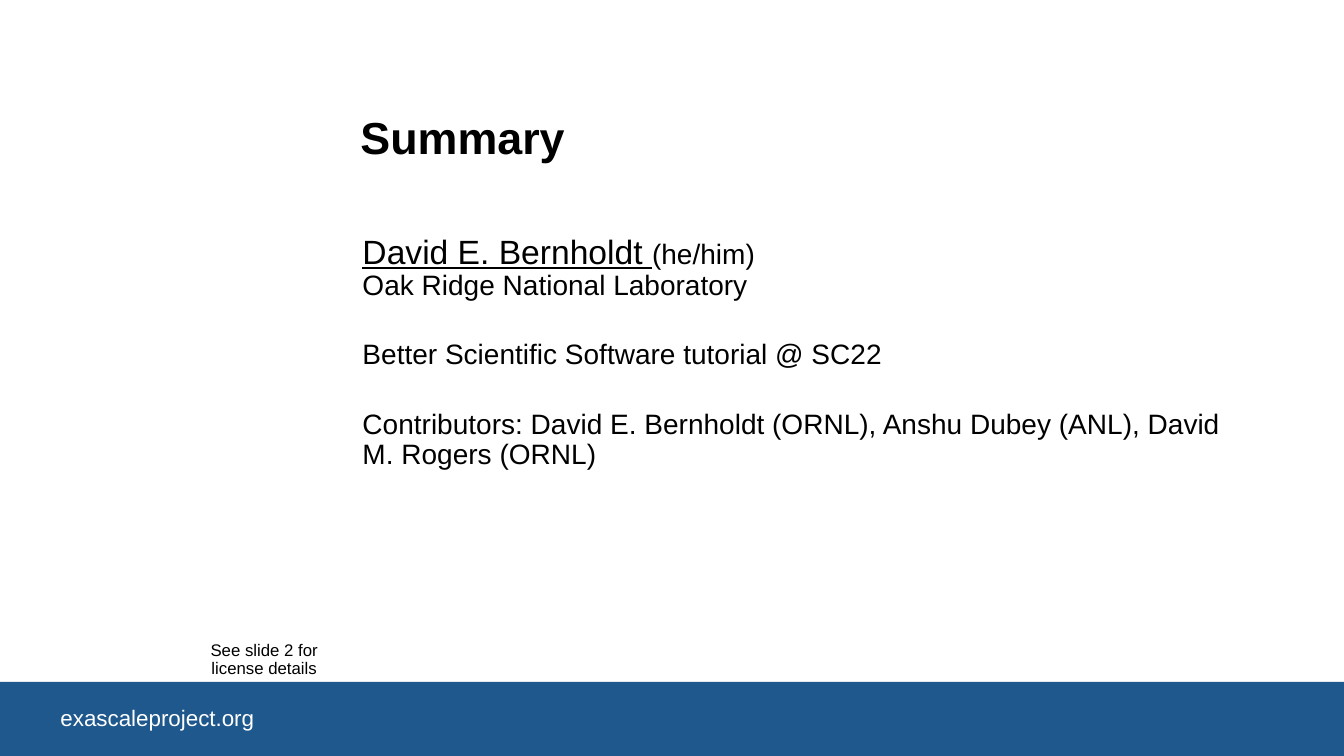
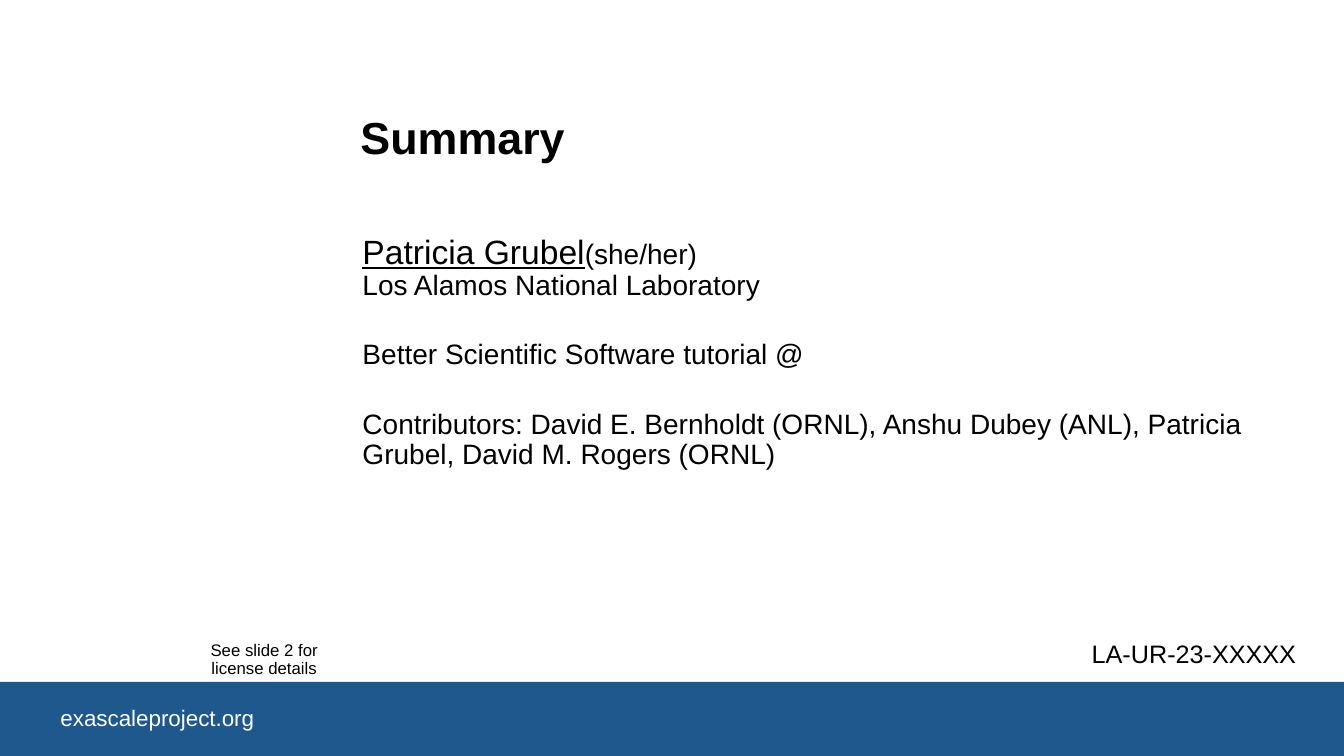
Before and after one commit to bssw-tutorial/presentations, a slide deck: slide 1 of summary.pptx. Drawn at 1344x756 pixels with LibreOffice and Linux fonts; fonts in the diff are those of the drawing; background and template pictures are left out. Boxes give left, top, right and bottom in pixels: in the first picture for what was removed or moved away, otherwise in the second. Text is boxed around its words. In the diff, an @@ line names an element or a change of style, - is before the commit and + after.

Commit message:
Small changes to summary

```diff
--- a/summary.pptx
+++ b/summary.pptx
@@ subtitle at <box>362,239,1241,469</box>: text changed @@
-David E. Bernholdt (he/him)
-Oak Ridge National Laboratory
-Better Scientific Software tutorial @ SC22
-Contributors: David E. Bernholdt (ORNL), Anshu Dubey (ANL), David M. Rogers (ORNL)
+Patricia Grubel(she/her)
+Los Alamos National Laboratory
+Better Scientific Software tutorial @
+Contributors: David E. Bernholdt (ORNL), Anshu Dubey (ANL), Patricia Grubel, David M. Rogers (ORNL)
@@ text added at <box>1092,645,1296,664</box>, 18 pt, text #000000 @@
+LA-UR-23-XXXXX
```
Also in this commit, not shown: 3 other slides changed, 1 other file.
